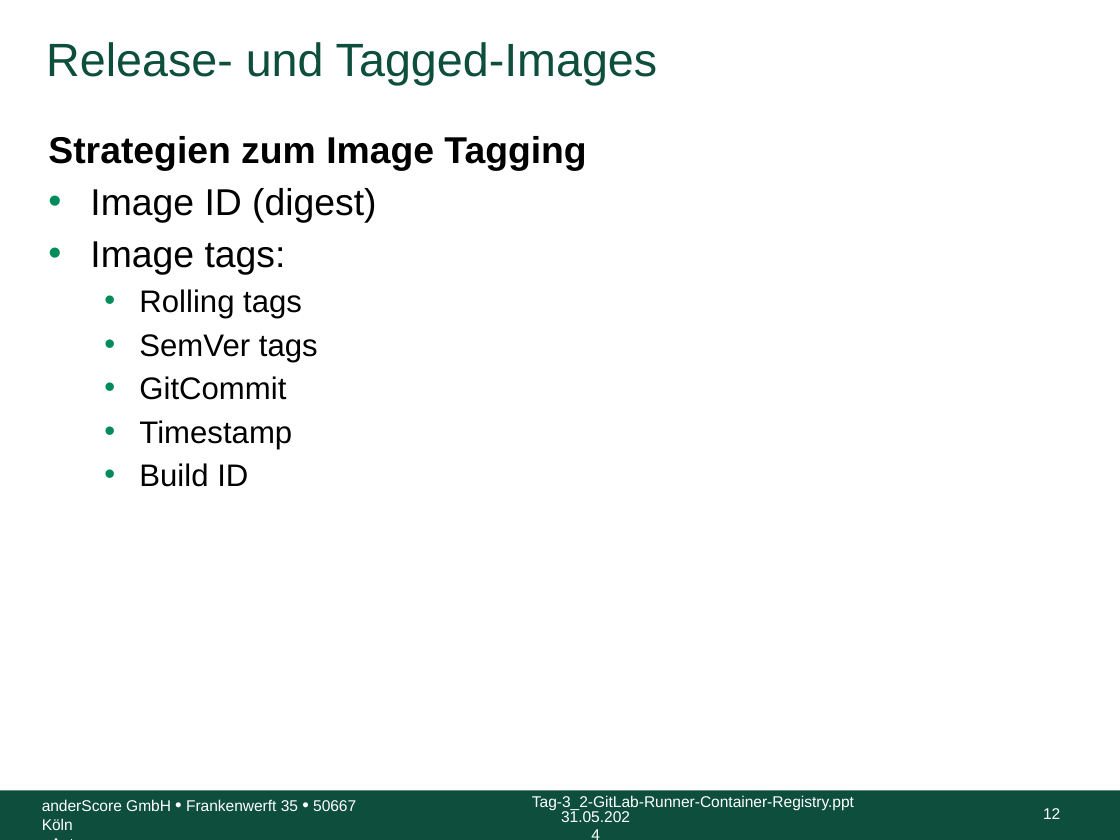
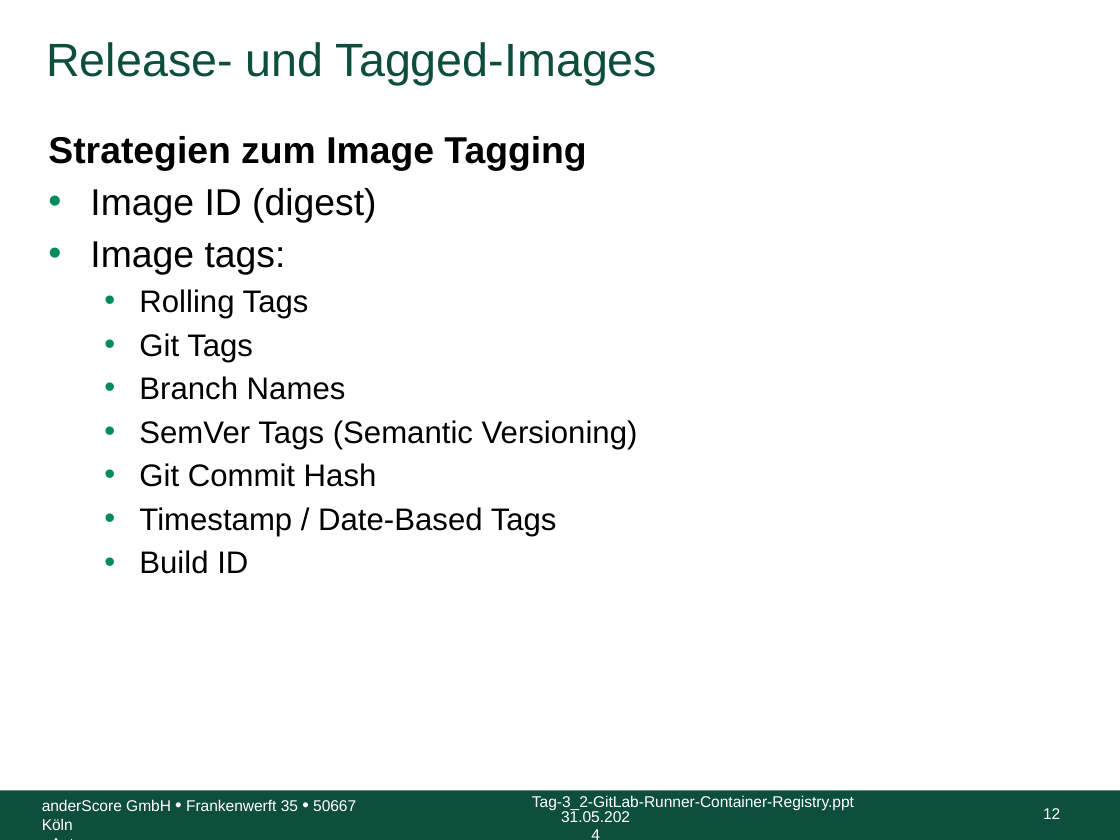
Before and after one commit to anderscore-gmbh/gitlab, a slide deck: slide 12 of slides/Tag-3_3-Release-und-Tagged-Images.pptx. Drawn at 1120x840 pixels with LibreOffice and Linux fonts; fonts in the diff are those of the drawing; background and template pictures are left out. Boxes give left, top, right and bottom in pixels: in the first picture for what was removed or moved away, otherwise in the second. Text is boxed around its words. In the diff, an @@ line names an element or a change of style, - is before the commit and + after.

Commit message:
Tag-3_3: Tagging Strategien für Images

```diff
--- a/slides/Tag-3_3-Release-und-Tagged-Images.pptx
+++ b/slides/Tag-3_3-Release-und-Tagged-Images.pptx
@@ text at [139,289,638,536]: text changed @@
-  • Rolling tags
-  • SemVer tags
-  • GitCommit
-  • Timestamp
+  • Rolling Tags
+  • Git Tags
+  • Branch Names
+  • SemVer Tags (Semantic Versioning)
+  • Git Commit Hash
+  • Timestamp / Date-Based Tags
```
Also in this commit, not shown: 8 slides added.
